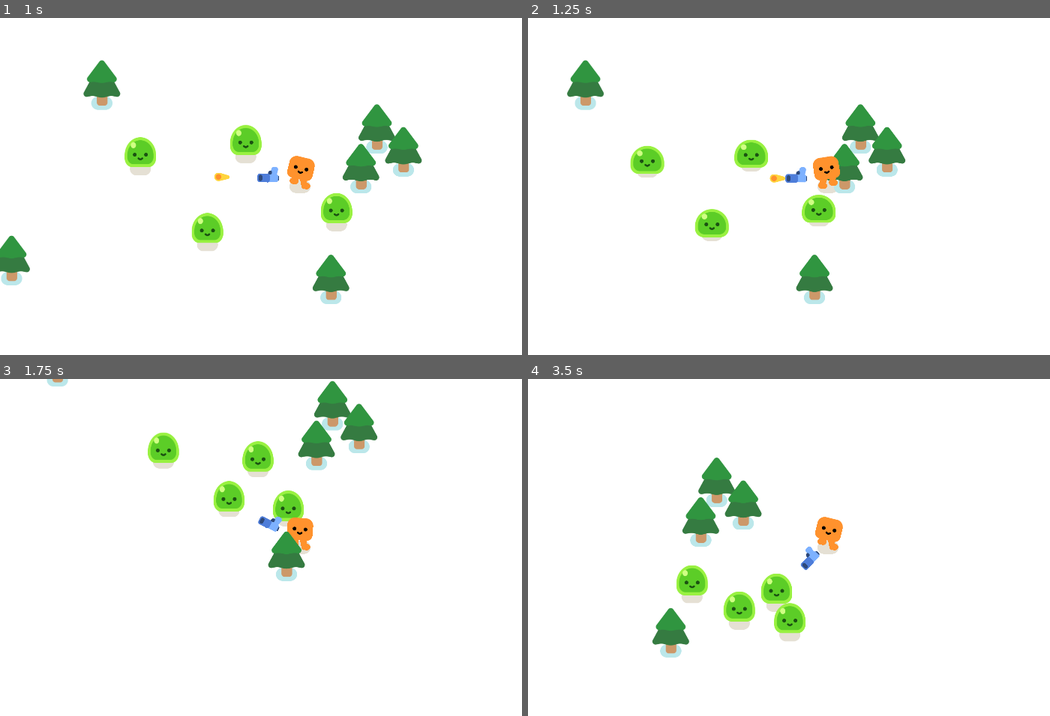
Above: before the commit, frames 1-4 (two rows, left to right).
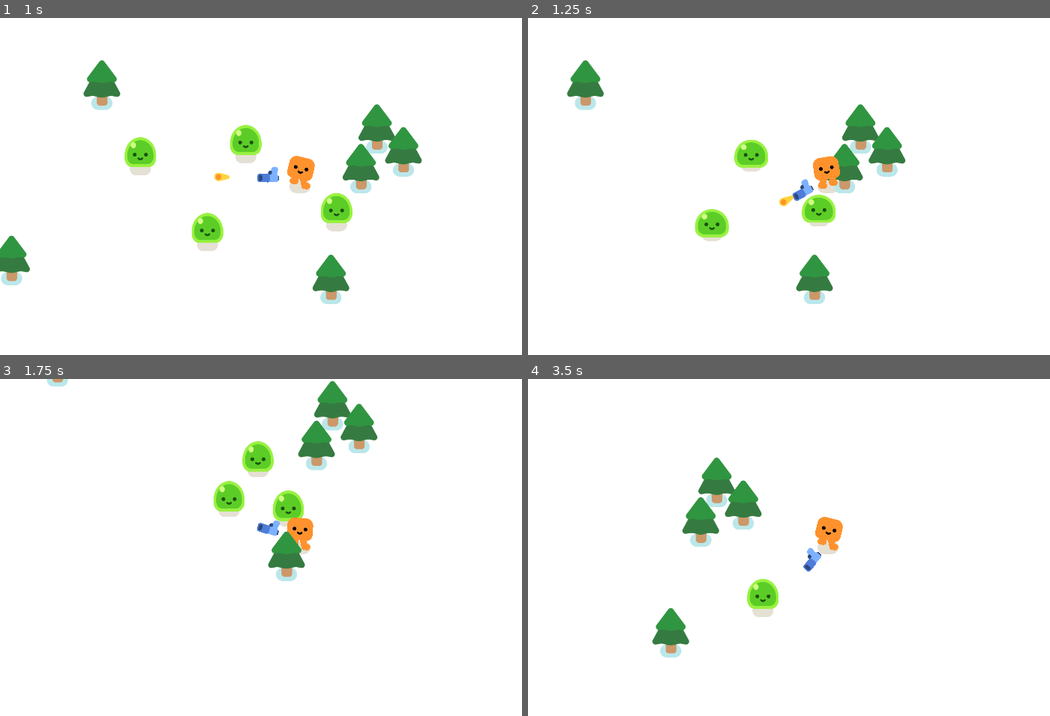
Above: after the commit, the same moments.

Repository: larouxn/godot-vampires
Game: Godot game, scene res://godot_vampires.tscn
The game is run twice, just before and just after one commit, with the same random seed, the same clock (stepped at 60 frames per second) and the same inputs.
Inputs:
- Up to frame 1 (1 s): hold D (move_right) from 0.53 s (still down)
- Up to frame 2 (1.25 s): keep holding D (move_right)
- Up to frame 3 (1.75 s): release D (move_right) at 1.28 s; hold S (move_down) from 1.28 s (still down)
- Up to frame 4 (3.5 s): release S (move_down) at 2.03 s; hold D (move_right) 2.03-2.78 s; hold W (move_up) from 2.78 s (still down)

Frame 1 is identical in both runs. In frame 2, 0.9% of the frame differs, in the area x 19-55%, y 38-56%; in frame 3, 0.7%; in frame 4, 2.4%, in the area x 28-57%, y 49-78%.

Commit message:
Add slime health with take damage ability

Diff:
--- a/mob.gd
+++ b/mob.gd
@@ -1,4 +1,6 @@
 extends CharacterBody2D
+
+var health = 3
 
 @onready var player = get_node("/root/Game/Player")
 
@@ -9,3 +11,9 @@
 
 	if velocity.length() > 0.0:
 		%Slime.play_walk()
+
+func take_damage():
+	health -= 1
+
+	if health == 0:
+		queue_free()
